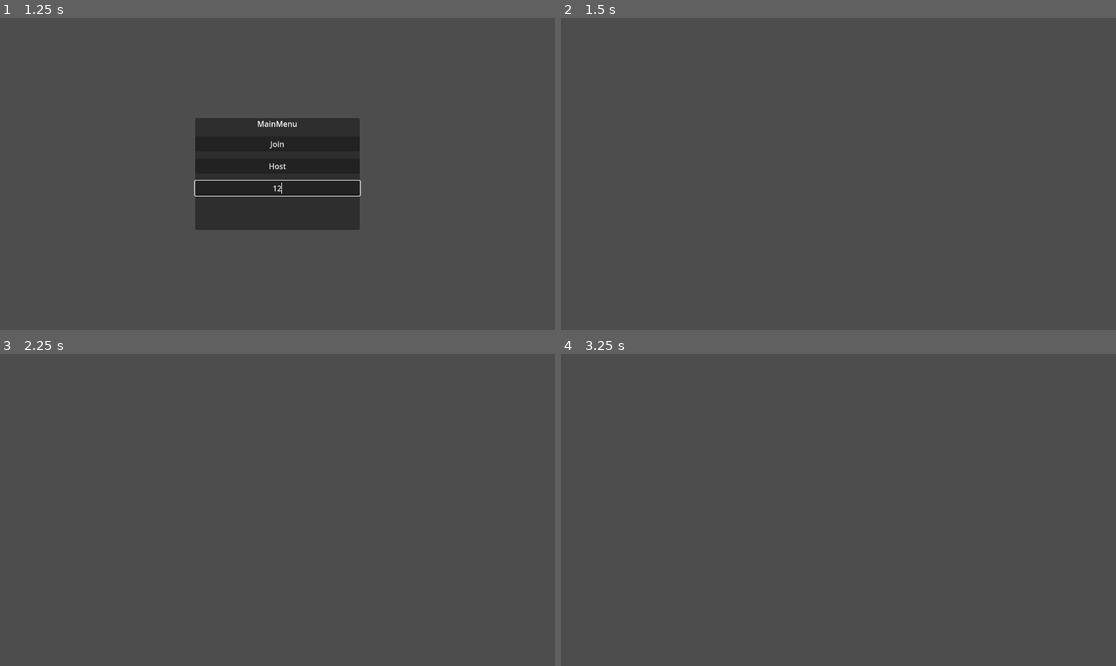
Above: before the commit, frames 1-4 (two rows, left to right).
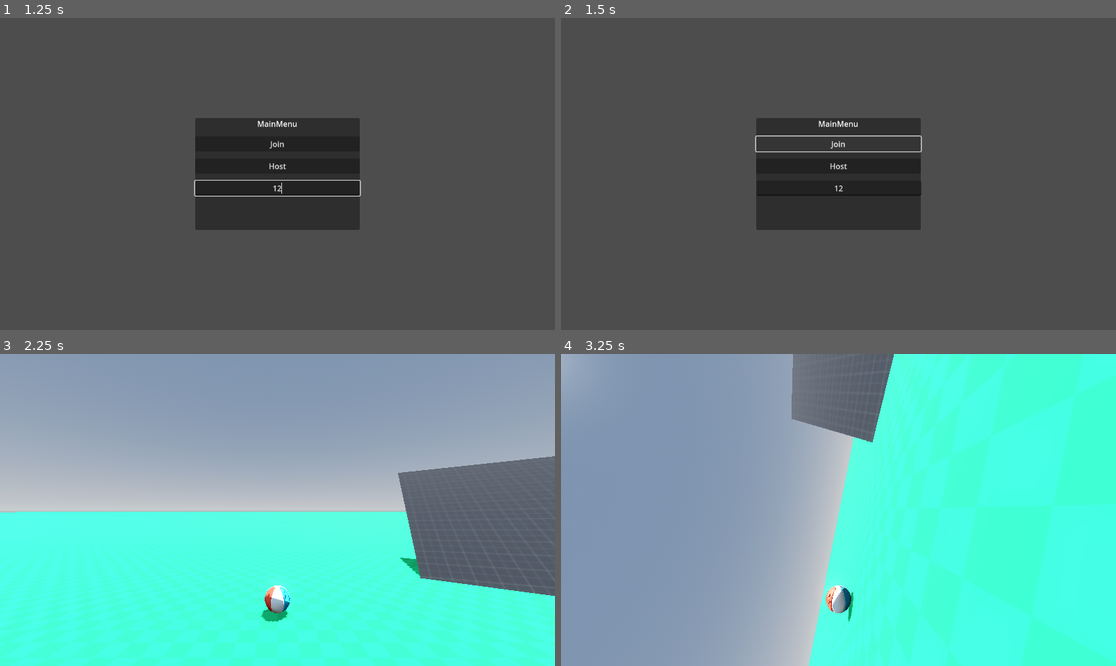
Above: after the commit, the same moments.

Repository: BenStoner/super-not-vr-ball
Game: Godot game, scene res://main.tscn
Two runs of this game, one before a commit and one after it. Both use one fixed random seed, a clock stepped at 60 frames per second and the inputs below. The project has no main scene, so this scene is started directly.
Inputs (mouse positions are in pixels of both pictures, inside the frame that each line leads up to):
- Up to frame 1 (1.25 s): click (277, 189) at 0.52 s; type "12" at 0.6 s
- Up to frame 2 (1.5 s): click "Join" at 1.25 s
- Up to frame 3 (2.25 s): click (277, 500) at 2 s, where only the run after the commit has a clickable "Host"
- Up to frame 4 (3.25 s): tap Enter at 2.75 s; hold D (move_right) from 2.78 s (still down); tap Space (jump) at 2.85, 3.02 s

Frame 1 is identical in both runs. In frame 2, 9.2% of the frame differs, in the area x 34-66%, y 32-68%; in frame 3, 99%; in frame 4, 100%, in the area x 0-100%, y 0-100%.
Error after the commit: Assertion failed: UPNP Discover Failed! Error 24 (res://main.gd:75)

Commit message:
added upnp

Diff:
--- a/Levels/Level.gd
+++ b/Levels/Level.gd
@@ -3,14 +3,14 @@
 
 signal level_finished
 
-var next_level: int
-var player_spawn_point: NodePath
+var next_level: int = 2
 
 @onready var finish := $Finish
+
 
 func _ready() -> void:
 	finish.body_entered.connect(finished.bind())
 
 
-func finished(body):
+func finished(_body):
 	emit_signal("level_finished")
--- a/Menus/MainMenu/main_menu.gd
+++ b/Menus/MainMenu/main_menu.gd
@@ -14,5 +14,16 @@
 
 
 func _on_join_button_pressed() -> void:
-	get_parent().emit_signal("player_join")
-	queue_free()
+	if address_entry.text.is_valid_ip_address():
+		get_parent().emit_signal("player_join", address_entry.text)
+		queue_free()
+	else:
+		shake_address_entry()
+
+
+func shake_address_entry():
+	var tween = create_tween()
+	tween.tween_property(address_entry, "position:x", -5, 0.1).set_ease(Tween.EASE_IN).set_trans(Tween.TRANS_CUBIC)
+	tween.tween_property(address_entry, "position:x", 5, 0.1).set_ease(Tween.EASE_IN).set_trans(Tween.TRANS_CUBIC)
+	tween.finished
+	tween.tween_property(address_entry, "position:x", 0, 0.1).set_ease(Tween.EASE_IN_OUT)
--- a/main.gd
+++ b/main.gd
@@ -1,6 +1,6 @@
 extends Node3D
 
-signal player_join
+signal player_join(address)
 signal player_host
 
 const PLAYER = preload("res://Player/player.tscn")
@@ -15,51 +15,75 @@
 
 func _ready() -> void:
 	player_host.connect(_on_player_host)
-	player_join.connect(_on_player_join)
+	player_join.connect(_on_player_join.bind())
 
 	change_level(0, false)
 
 
-func _physics_process(delta: float) -> void:
-	if Input.is_action_just_pressed("jump"):
-		change_level.rpc(2)
-
-
-# Multiplayer
 @rpc("call_local")
 func change_level(to: int, free: bool):
 	if free == true:
 		current_level.queue_free()
+
 	var level_instance = levels[to].instantiate()
 	current_level = level_instance
 	add_child(level_instance)
+
 	if current_level is Level:
-		current_level.level_finished.connect(current_level_finished)
+		current_level.level_finished.connect(_current_level_finished)
 
 
 func _on_player_host():
 	change_level(1, true)
 
-	enet_peer.create_server(PORT)
+	enet_peer.create_server(PORT, 4)
 	multiplayer.multiplayer_peer = enet_peer
 	multiplayer.peer_connected.connect(add_player)
+	multiplayer.peer_disconnected.connect(remove_player)
 
 	add_player(multiplayer.get_unique_id())
 
+	upnp_setup()
 
-func _on_player_join():
+
+func _on_player_join(address):
 	change_level(1, true)
 
-	enet_peer.create_client("localhost", PORT)
+	enet_peer.create_client(address, PORT)
 	multiplayer.multiplayer_peer = enet_peer
 
 
-
+# Add player to multiplayer lobby
 func add_player(peer_id):
 	var player_instance = PLAYER.instantiate()
 	player_instance.name = str(peer_id)
 	add_child(player_instance)
 
 
-func current_level_finished():
+# Remove player from multiplayer lobby
+func remove_player(peer_id):
+	var player = get_node_or_null(str(peer_id))
+
+	if player:
+		player.queue_free()
+
+
+func upnp_setup():
+	var upnp = UPNP.new()
+
+	var discover_result = upnp.discover()
+	assert(discover_result == UPNP.UPNP_RESULT_SUCCESS, \
+		"UPNP Discover Failed! Error %s" % discover_result)
+
+	assert(upnp.get_gateway() and upnp.get_gateway().is_valid_gateway(),
+		"UPNP Invalid Gateway!")
+
+	var map_result = upnp.add_port_mapping(PORT)
+	assert(map_result == UPNP.UPNP_RESULT_SUCCESS, \
+		"UPNP Port Mapping Failed! Error %s" % map_result)
+
+	print("Success! Join Address: %s" % upnp.query_external_address())
+
+
+func _current_level_finished():
 	change_level(current_level.next_level, true)
